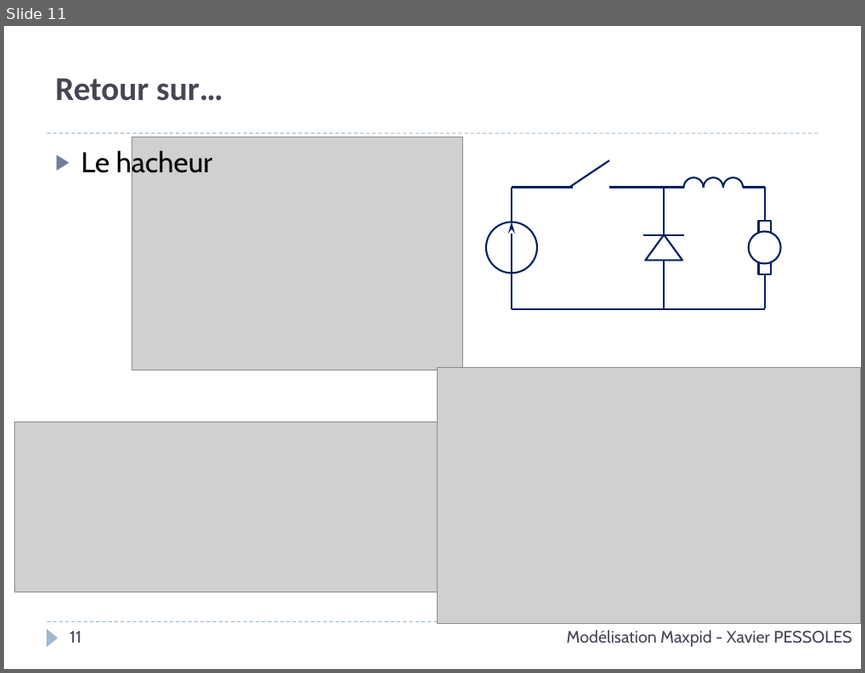
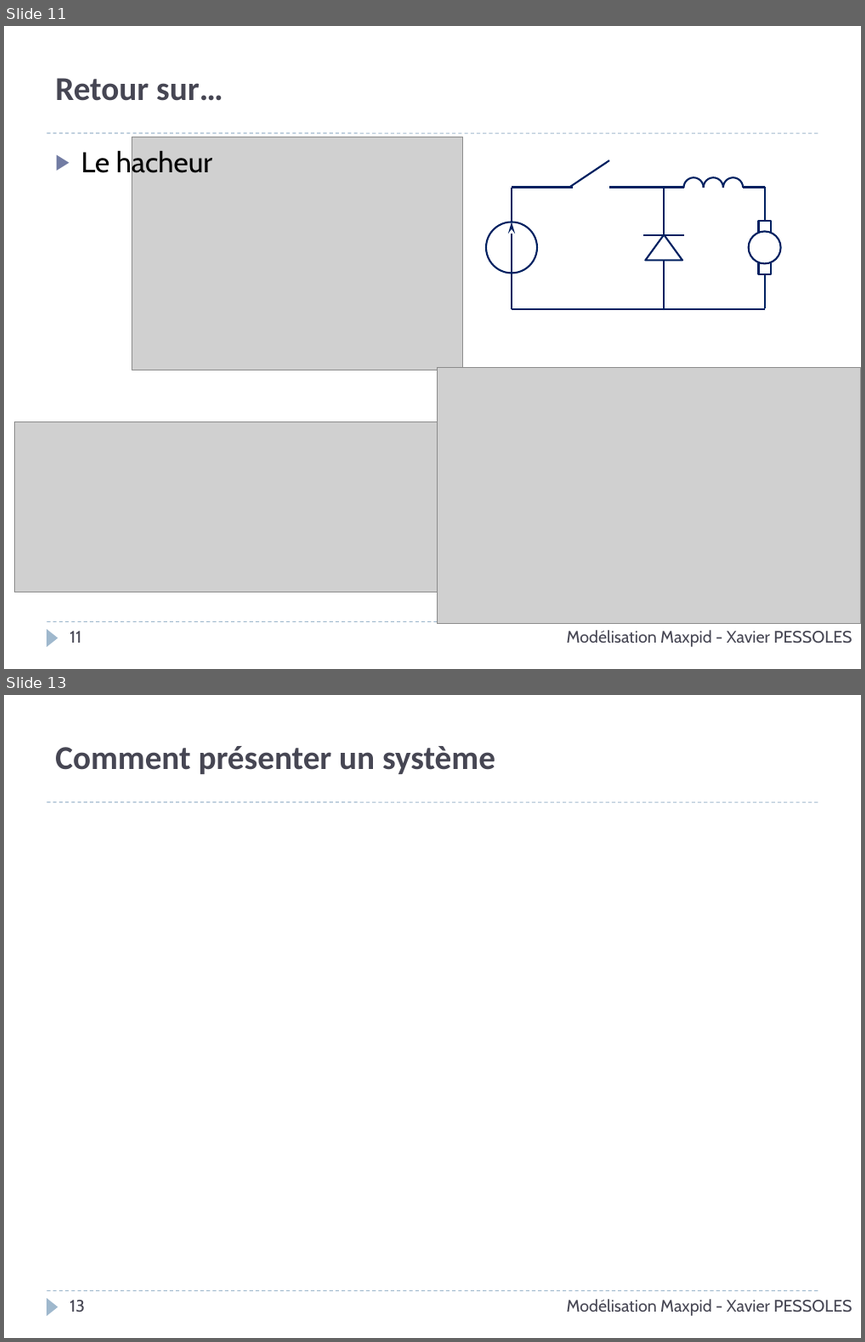
Before and after one commit to xpessoles/Cy_01_PSI_ModelisationLinNonLin, a slide deck: TP/TP_Maxpid_Corrige/Cy_01_TP_01_Maxpid_Corrige.pptx. Shown one above the other, each under a label of ours: slide 11 before the commit, slides 11 and 13 after it; the slides between them are not shown. The pictures are 865x673 and 865x1342 pixels, drawn with LibreOffice and Linux fonts; fonts in the diff are those of the drawing; grey boxes stand for pictures; background and template pictures are left out. Boxes give left, top, right and bottom in pixels: in the first picture for what was removed or moved away, otherwise in the second. Text is boxed around its words. In the diff, an @@ line names an element or a change of style, - is before the commit and + after.

```diff
--- a/TP/TP_Maxpid_Corrige/Cy_01_TP_01_Maxpid_Corrige.pptx
+++ b/TP/TP_Maxpid_Corrige/Cy_01_TP_01_Maxpid_Corrige.pptx
@@ slide 13 added at box(4, 695, 861, 1338), background #FFFFFF; not listed: 3 template elements that a slide beside it also shows @@
@@ title added at box(55, 746, 495, 774), 28 pt, text #464653, bold @@
+Comment présenter un système
@@ page number added at box(69, 1299, 85, 1312), 14 pt, text #464653 @@
+13
@@ text added at box(567, 1299, 851, 1315), 14 pt, text #464653 @@
+Modélisation Maxpid - Xavier PESSOLES
```
Also in this commit, not shown: 1 slide changed, 2 other slides added, 4 other files.
